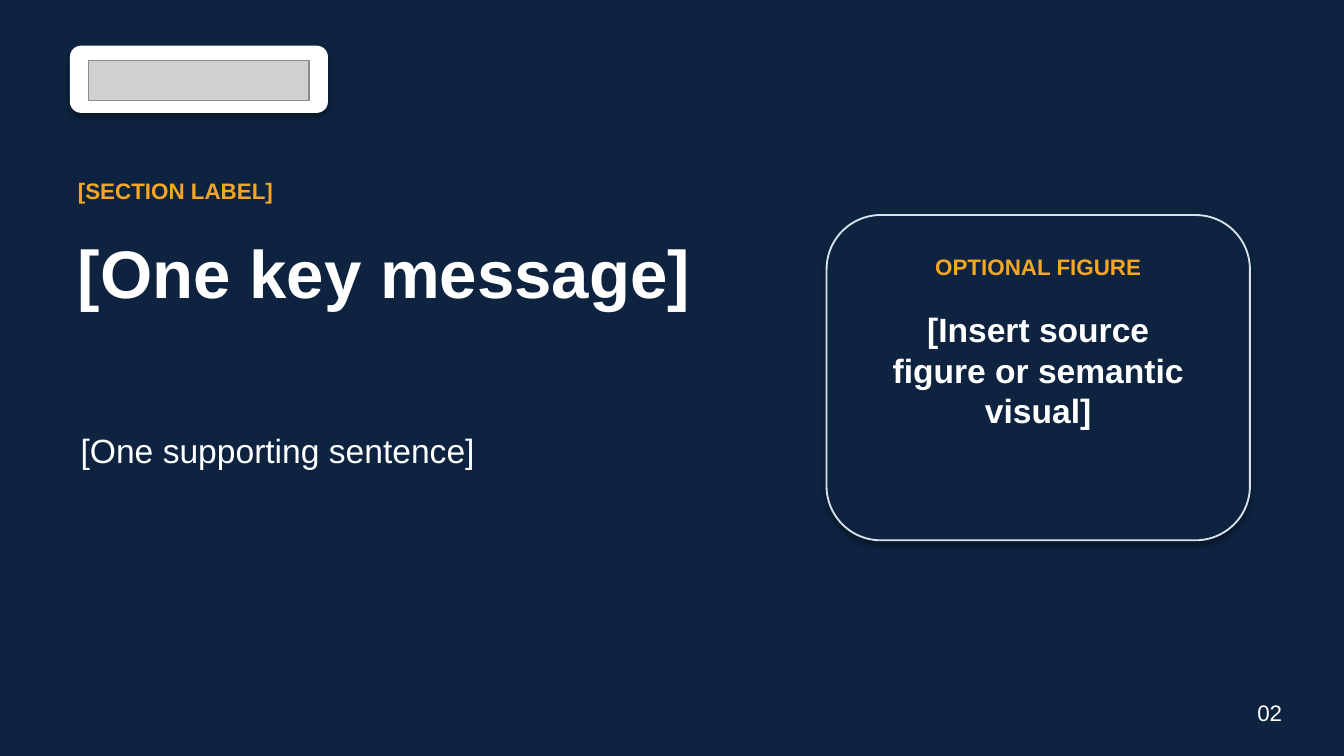
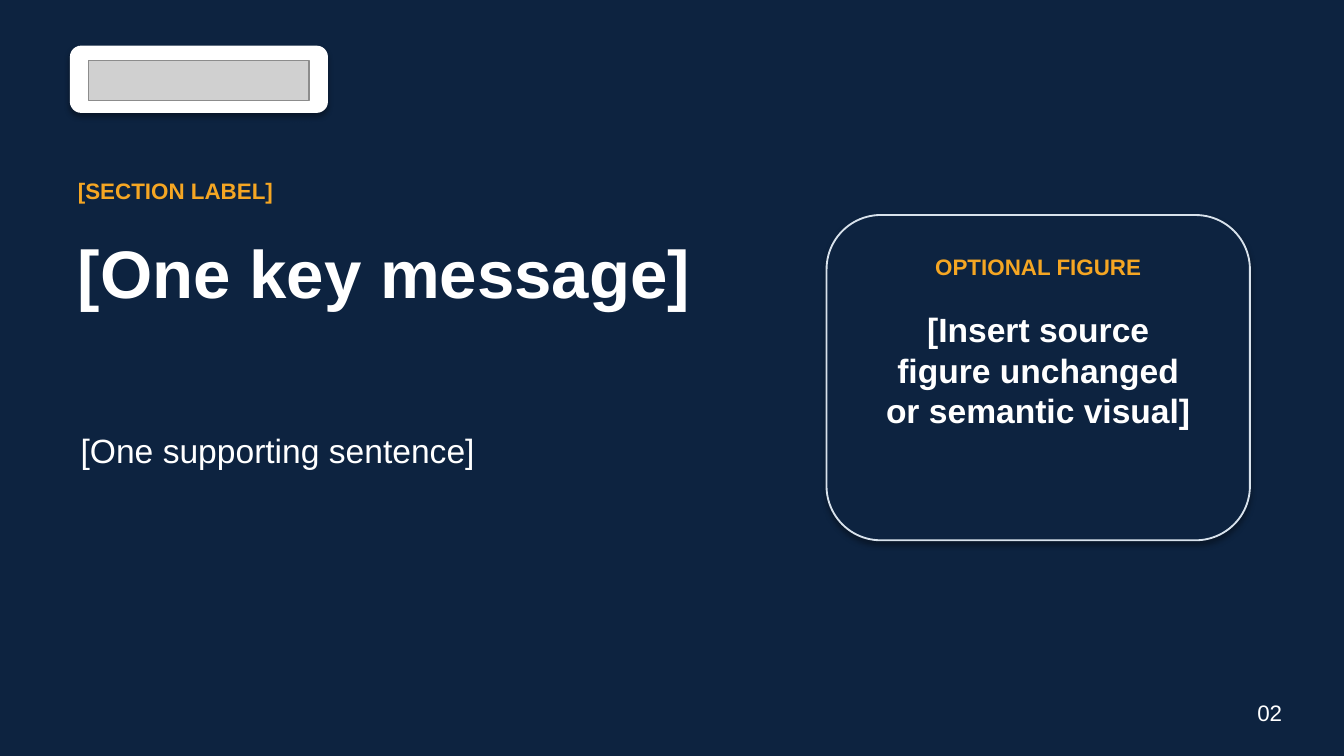
Before and after one commit to hsliuustc0106/hsliuustc0106-skills, a slide deck: slide 2 of skills/vllm-omni-deck/assets/vllm-omni-blank-template.pptx. Drawn at 1344x756 pixels with LibreOffice and Linux fonts; fonts in the diff are those of the drawing; grey boxes stand for pictures. Boxes give left, top, right and bottom in pixels: in the first picture for what was removed or moved away, otherwise in the second. Text is boxed around its words. In the diff, an @@ line names an element or a change of style, - is before the commit and + after.

Commit message:
Require intact source figures

```diff
--- a/skills/vllm-omni-deck/assets/vllm-omni-blank-template.pptx
+++ b/skills/vllm-omni-deck/assets/vllm-omni-blank-template.pptx
@@ text at [886,317,1190,429]: text changed @@
-[Insert source figure or semantic visual]
+[Insert source figure unchanged or semantic visual]
```
Also in this commit, not shown: 4 other slides changed, 7 other files.
